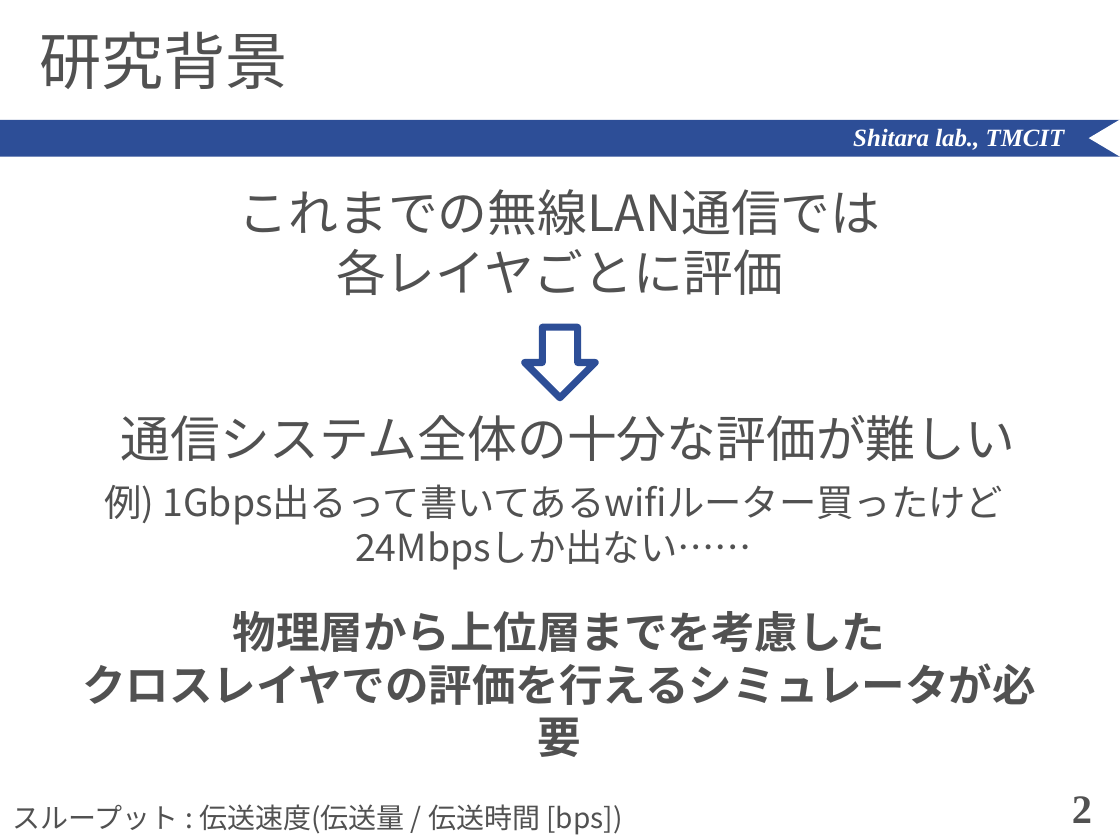
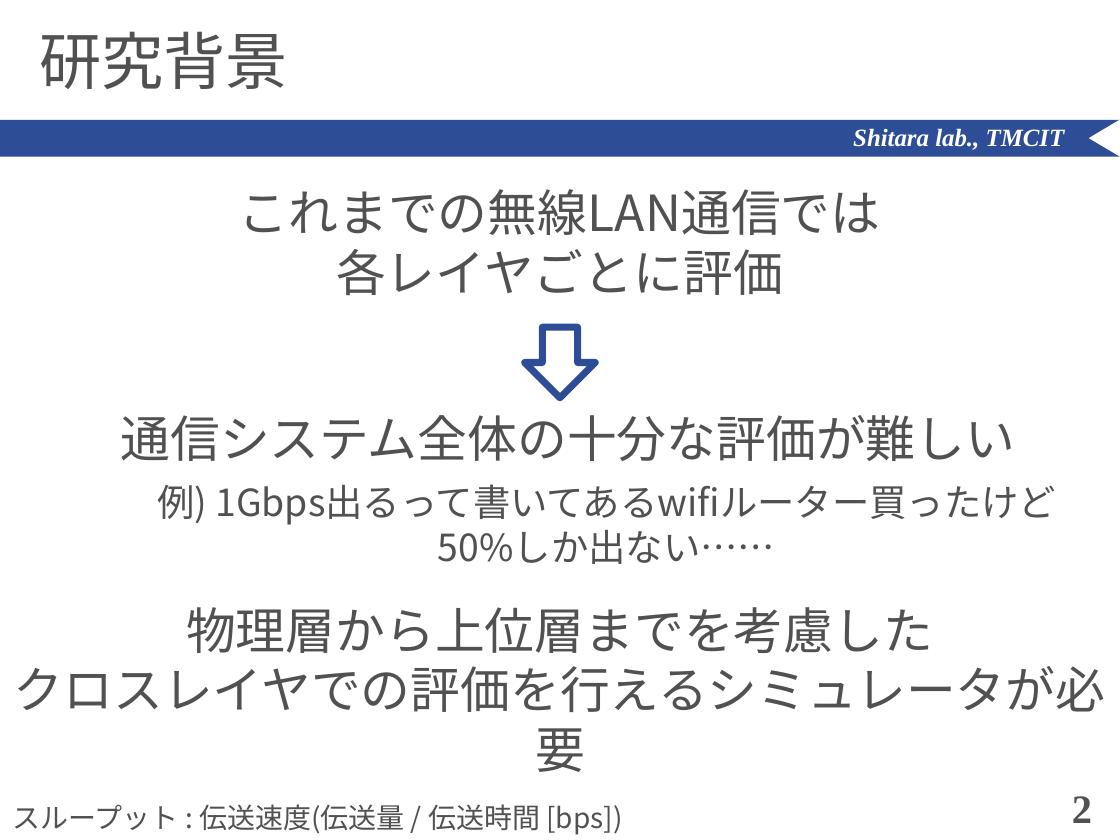
Before and after one commit to ShitaLab-TMCIT/IEEE802.11simulator, a slide deck: slide 2 of paper/shimozawa.pptx. Drawn at 1120x840 pixels with LibreOffice and Linux fonts; fonts in the diff are those of the drawing. Boxes give left, top, right and bottom in pixels: in the first picture for what was removed or moved away, otherwise in the second. Text is boxed around its words. In the diff, an @@ line names an element or a change of style, - is before the commit and + after.

```diff
--- a/paper/shimozawa.pptx
+++ b/paper/shimozawa.pptx
@@ text at [438,530,775,564]: text changed @@
-24Mbpsしか出ない……
+50%しか出ない……
@@ text "物理層から上位層までを考慮した": place and size @@
-text "物理層から上位層までを考慮した" at [82,611,1035,705]
+text "物理層から上位層までを考慮した" at [14,607,1106,712]
@@ text "物理層から上位層までを考慮した" at [14,607,1106,712]: size 28 to 32 pt, bold off @@
```
Also in this commit, not shown: 1 other slide changed, 3 other files.
